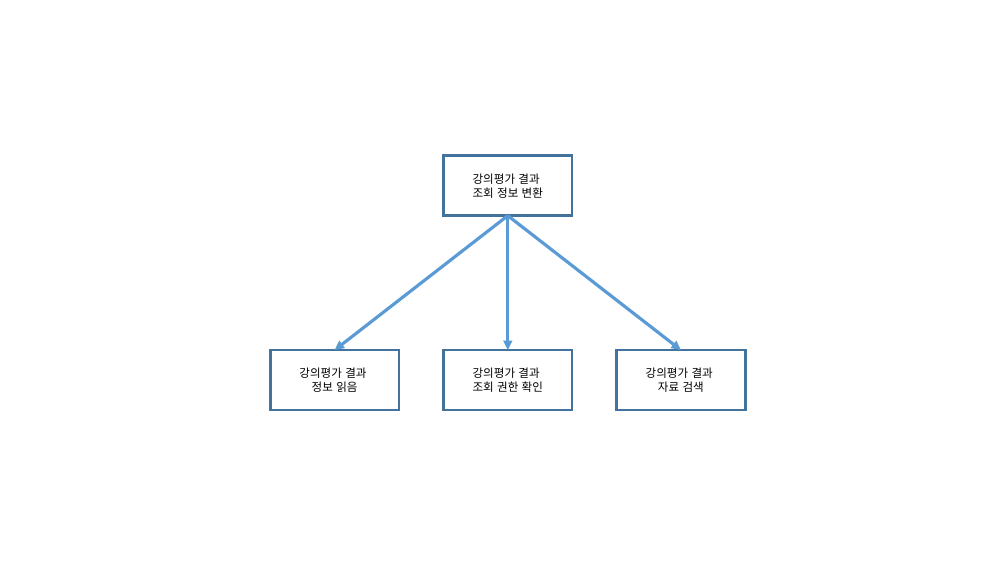
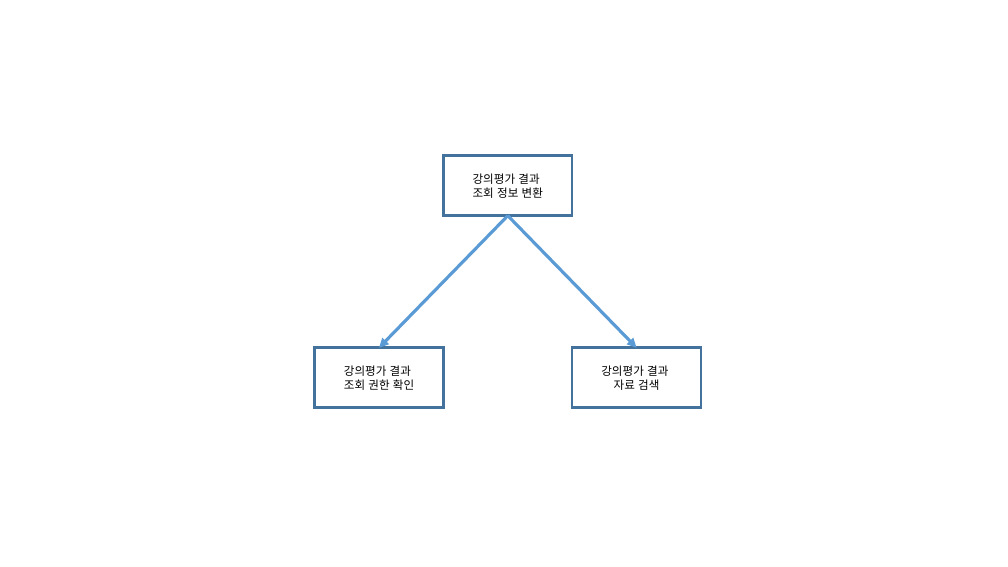
Before and after one commit to se04/se04, a slide deck: slide 4 of SDD 관련 자료/작업 결과물/프로그램 구조도(트랜스폼, 트랜젝션)/강의평과 결과 조회.pptx. Drawn at 1008x567 pixels with LibreOffice and Linux fonts; fonts in the diff are those of the drawing. Boxes give left, top, right and bottom in pixels: in the first picture for what was removed or moved away, otherwise in the second. Text is boxed around its words. In the diff, an @@ line names an element or a change of style, - is before the commit and + after.

Commit message:
1
1

```diff
--- a/SDD 관련 자료/작업 결과물/프로그램 구조도(트랜스폼, 트랜젝션)/강의평과 결과 조회.pptx
+++ b/SDD 관련 자료/작업 결과물/프로그램 구조도(트랜스폼, 트랜젝션)/강의평과 결과 조회.pptx
@@ arrow removed from (508, 216) to (335, 350) @@
@@ arrow moved from (508, 216) - (508, 350) to (508, 216) - (379, 348) @@
@@ arrow moved from (508, 216) - (681, 350) to (508, 216) - (637, 348) @@
@@ rectangle removed at bbox=[271, 350, 399, 410] @@
-강의평가 결과
-정보 읽음
@@ rectangle "강의평가 결과": place and size @@
-rectangle "강의평가 결과" at bbox=[444, 350, 572, 410]
+rectangle "강의평가 결과" at bbox=[315, 348, 443, 408]
@@ rectangle "강의평가 결과": place and size @@
-rectangle "강의평가 결과" at bbox=[617, 350, 746, 410]
+rectangle "강의평가 결과" at bbox=[572, 348, 701, 408]
```
Also in this commit, not shown: 1 other slide changed.
